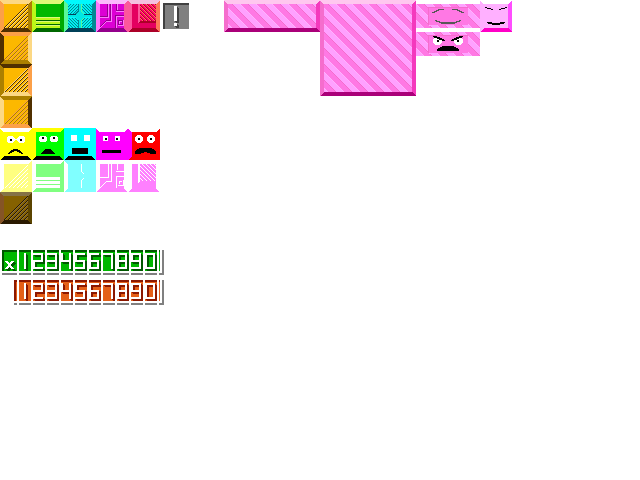
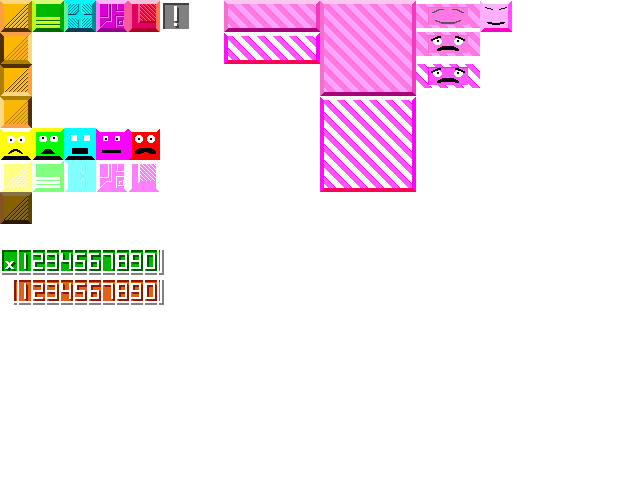
Two versions of the same layered image (640px x 480px). Layer-by-layer changes:
added layer "garbage face sad l" above "garbage face sad" over (x1=416, y1=64, x2=480, y2=88)
renamed "garbage face copy" to "garbage face sad", painted on it over (x1=431, y1=36, x2=465, y2=51)
added group "garbage block l" with 9 layers above "garbage block" over (x1=320, y1=97, x2=416, y2=192)
added layer "garbage ll #1" in group "garbage block l" over (x1=320, y1=160, x2=352, y2=192)
added layer "garbage lm #1" in group "garbage block l" over (x1=352, y1=160, x2=384, y2=192)
added layer "garbage lr #1" in group "garbage block l" over (x1=384, y1=160, x2=416, y2=192)
added layer "garbage ml #1" in group "garbage block l" over (x1=320, y1=128, x2=352, y2=160)
added layer "garbage mm #1" in group "garbage block l" over (x1=352, y1=128, x2=384, y2=160)
added layer "garbage mr #1" in group "garbage block l" over (x1=384, y1=128, x2=416, y2=160)
added layer "garbage ul #1" in group "garbage block l" over (x1=320, y1=97, x2=352, y2=128)
added layer "garbage um #1" in group "garbage block l" over (x1=352, y1=100, x2=384, y2=128)
added layer "garbage ur #1" in group "garbage block l" over (x1=384, y1=97, x2=416, y2=128)
added group "garbage row l" with 3 layers above "garbage row" over (x1=224, y1=33, x2=320, y2=64)
added layer "garbage sl #1" in group "garbage row l" over (x1=224, y1=33, x2=256, y2=64)
added layer "garbage sm #1" in group "garbage row l" over (x1=256, y1=36, x2=288, y2=64)
added layer "garbage sr #1" in group "garbage row l" over (x1=288, y1=33, x2=320, y2=64)
